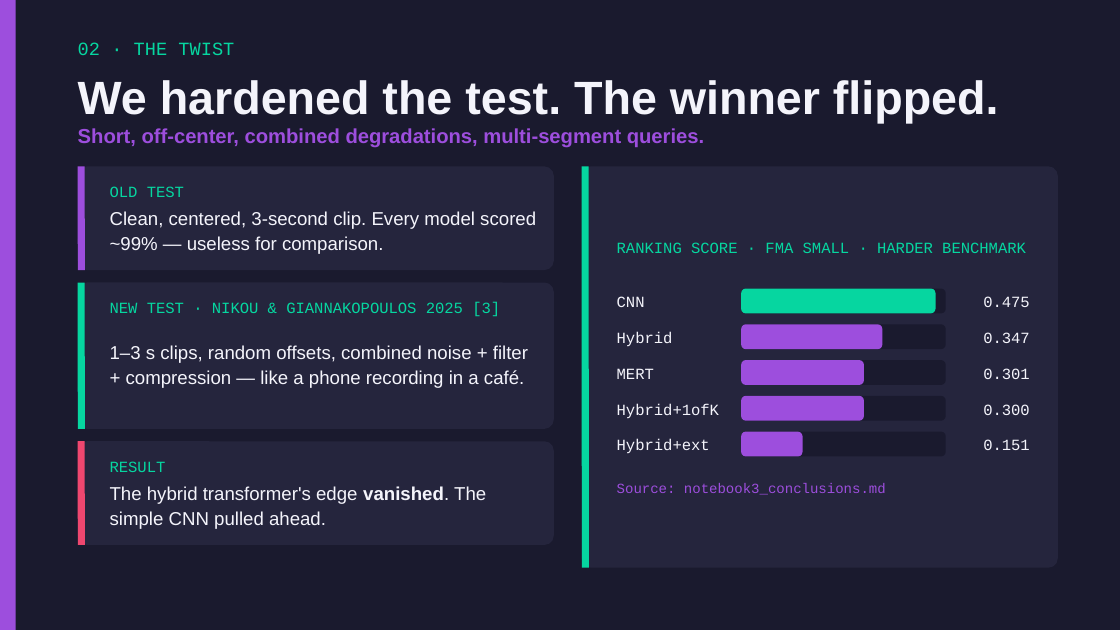
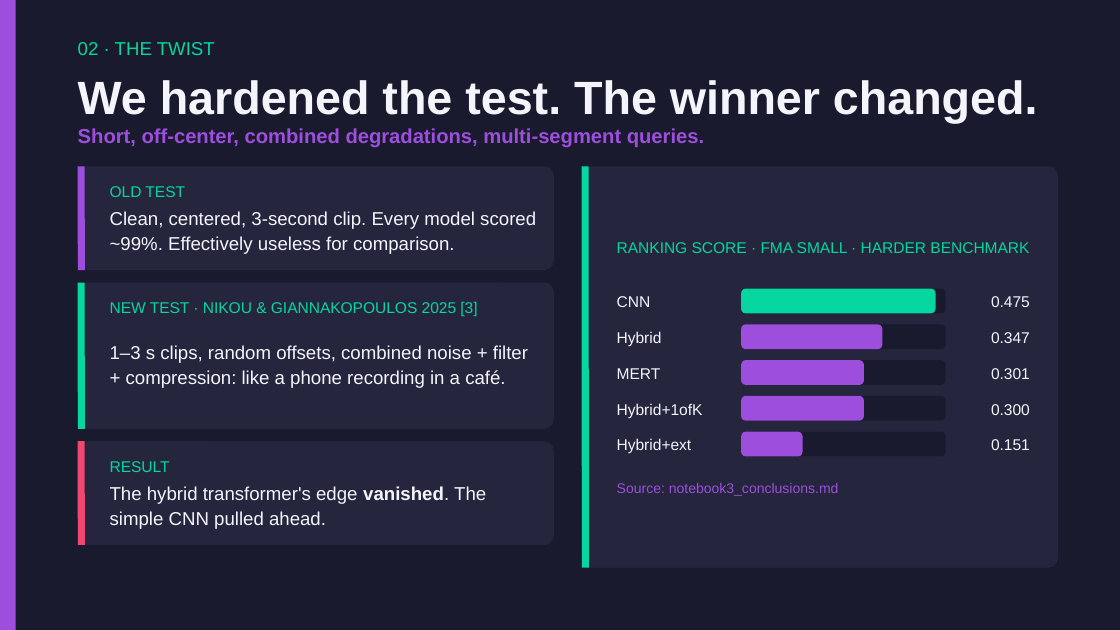
Before and after one commit to Ari-S-123/transformer-fingerprinting, a slide deck: slide 10 of Transformer-Fingerprinting-Presentation.pptx. Drawn at 1120x630 pixels with LibreOffice and Linux fonts; fonts in the diff are those of the drawing. Boxes give left, top, right and bottom in pixels: in the first picture for what was removed or moved away, otherwise in the second. Text is boxed around its words. In the diff, an @@ line names an element or a change of style, - is before the commit and + after.

Commit message:
Cleaned up presentation

```diff
--- a/Transformer-Fingerprinting-Presentation.pptx
+++ b/Transformer-Fingerprinting-Presentation.pptx
@@ text at <box>78,80,1038,123</box>: text changed @@
-We hardened the test. The winner flipped.
+We hardened the test. The winner changed.
@@ text at <box>110,211,536,254</box>: text changed @@
-Clean, centered, 3-second clip. Every model scored ~99% — useless for comparison.
+Clean, centered, 3-second clip. Every model scored ~99%. Effectively useless for comparison.
@@ text at <box>110,345,528,388</box>: text changed @@
-1–3 s clips, random offsets, combined noise + filter + compression — like a phone recording in a café.
+1–3 s clips, random offsets, combined noise + filter + compression: like a phone recording in a café.
@@ font Courier New to Arial in 16 elements at <box>78,42,215,55</box>, <box>110,186,185,197</box>, <box>110,301,477,316</box>, <box>110,461,170,472</box>, <box>617,242,1029,253</box>, <box>617,296,651,307</box>, <box>991,296,1030,307</box>, <box>617,331,662,346</box>, <box>991,332,1030,343</box>, <box>617,368,661,379</box>, <box>991,368,1030,379</box>, <box>617,403,703,418</box>, <box>991,404,1030,415</box>, <box>617,438,692,453</box>, <box>991,439,1030,450</box>, <box>617,483,839,496</box> @@
```
Also in this commit, not shown: 17 other slides changed.
